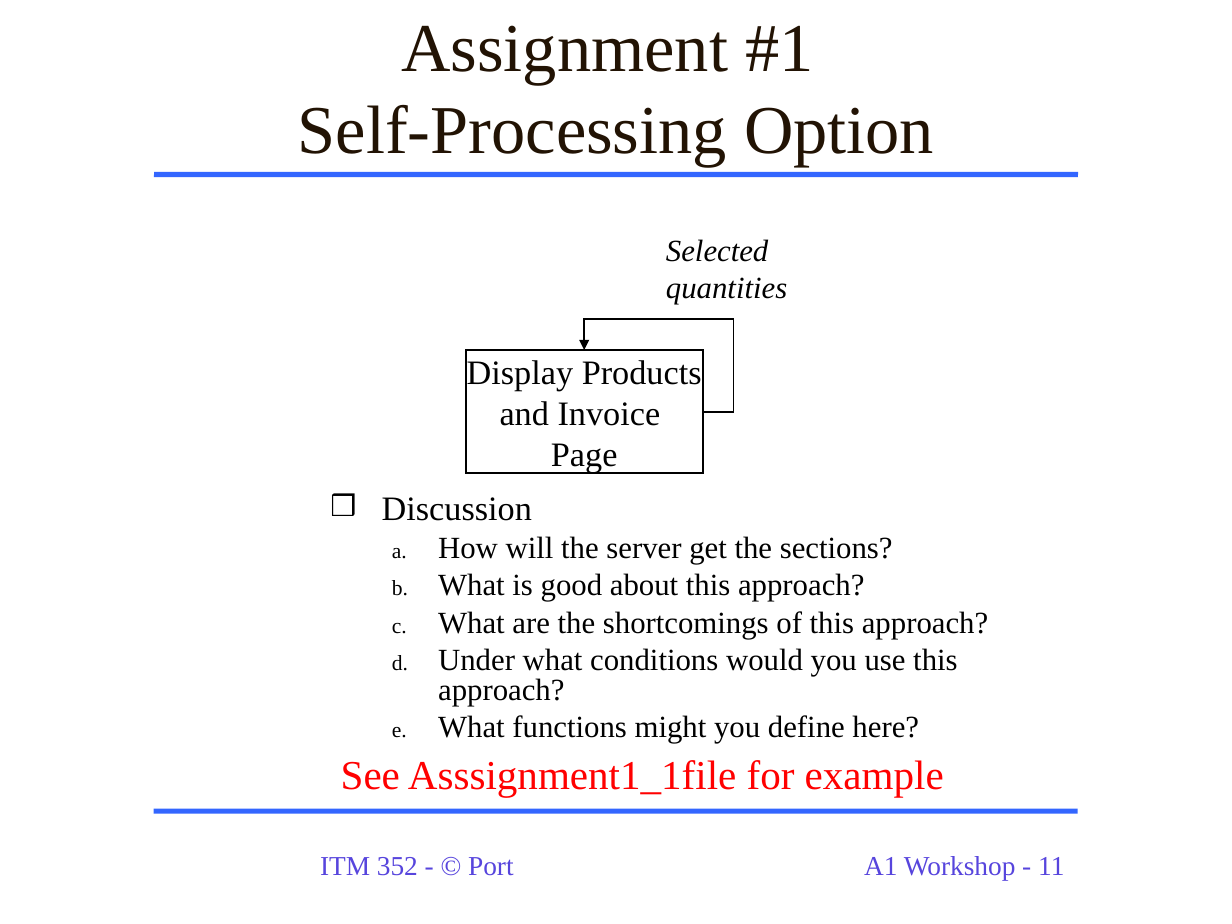
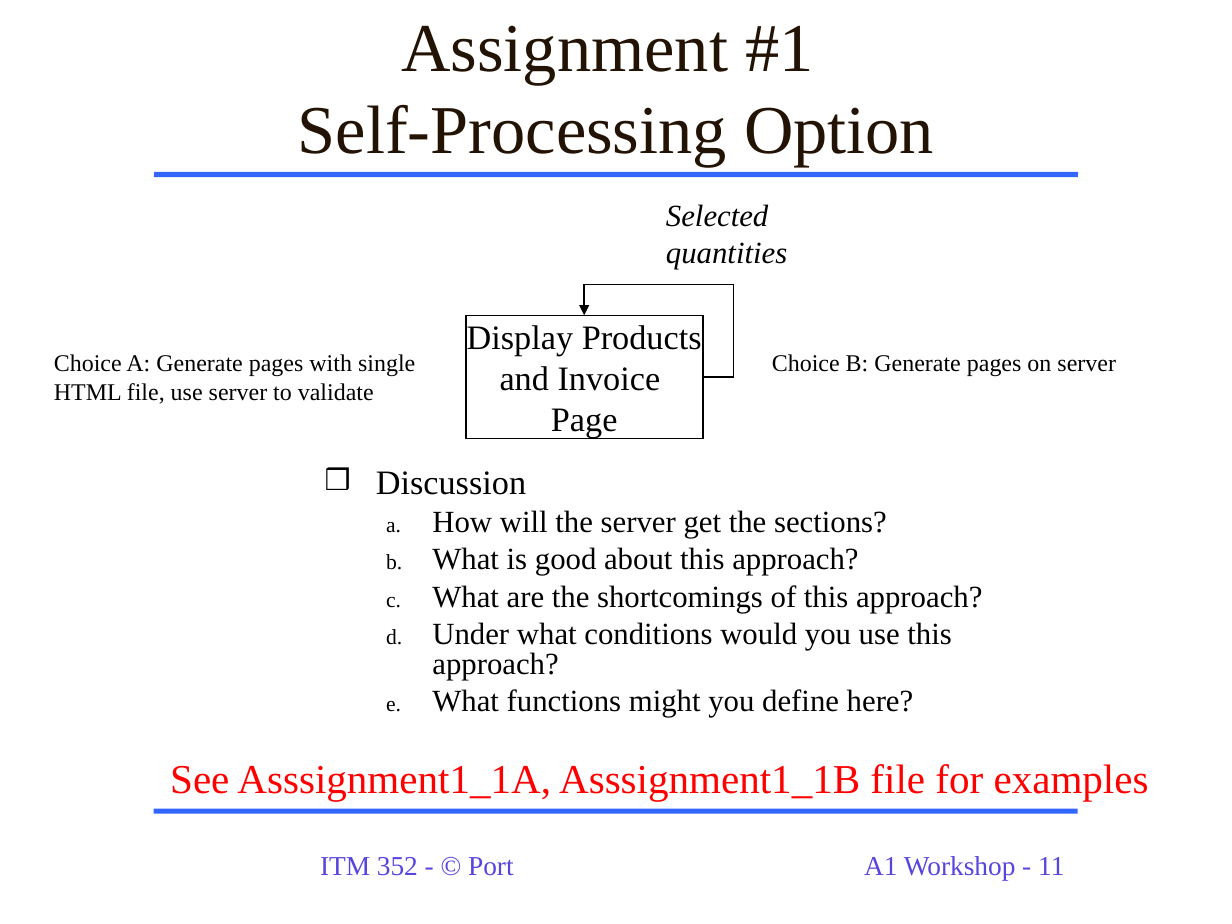
Before and after one commit to dport96/ITM352, a slide deck: slide 11 of morea/130.Assignment1/A1_Workshop_ITM352.ppt. Drawn at 1232x924 pixels with LibreOffice and Linux fonts; fonts in the diff are those of the drawing. Boxes give left, top, right and bottom in pixels: in the first picture for what was removed or moved away, otherwise in the second. Text is boxed around its words. In the diff, an @@ line names an element or a change of style, - is before the commit and + after.

```diff
--- a/morea/130.Assignment1/A1_Workshop_ITM352.ppt
+++ b/morea/130.Assignment1/A1_Workshop_ITM352.ppt
@@ 1 rectangle, 1 text, 1 elbow arrow: place and size @@
-1 rectangle, 1 text, 1 elbow arrow at (466,239,787,473)
+1 rectangle, 1 text, 1 elbow arrow at (466,204,787,439)
@@ text added at (54,354,415,404), 14 pt, text #000000 @@
+Choice A: Generate pages with single HTML file, use server to validate
@@ text added at (772,354,1116,376), 14 pt, text #000000 @@
+Choice B: Generate pages on server
@@ text "Discussion": place and size @@
-text "Discussion" at (382,497,988,743)
+text "Discussion" at (376,471,982,717)
@@ text at (170,764,1149,801): text changed @@
-See Asssignment1_1file for example
+See Asssignment1_1A, Asssignment1_1B file for examples
```
